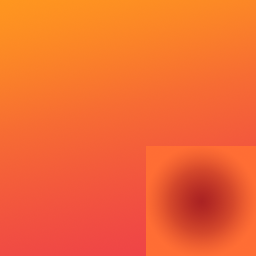
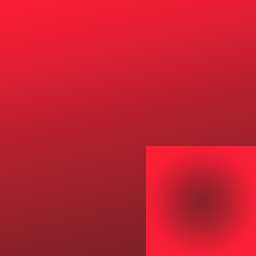
Two versions of the same layered image (256px x 256px). Layer-by-layer changes:
painted on "Rectangle 2" over bbox(146, 146, 256, 256)
painted on "Rectangle 1" over bbox(0, 0, 256, 256)
